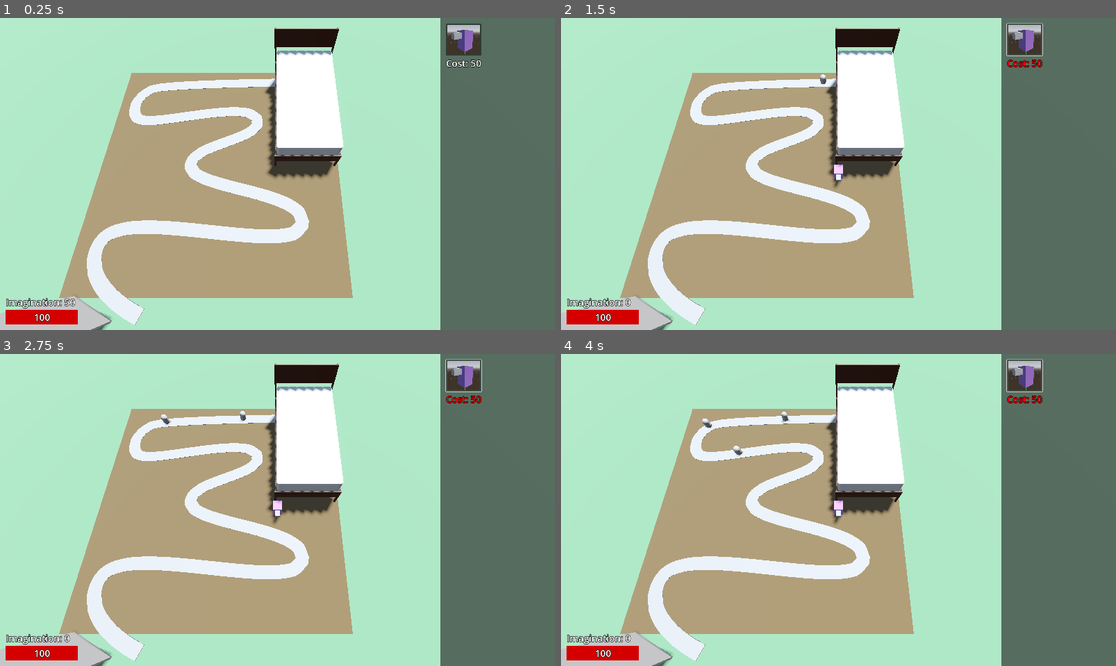
Above: before the commit, frames 1-4 (two rows, left to right).
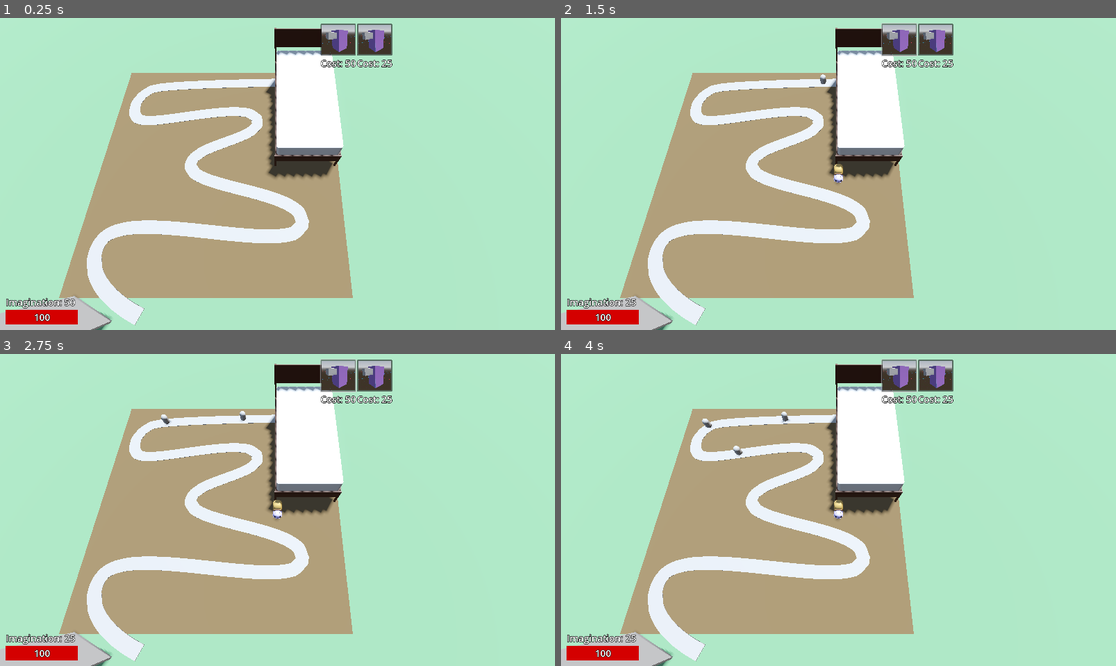
Above: after the commit, the same moments.

Repository: ellebell43/imagination-defense
Game: Godot game, scene res://levels/test-level.tscn
Same seed, same stepped clock (60 frames per second), same inputs: the game is played once before the commit and once after it.
Inputs (mouse positions are in pixels of both pictures, inside the frame that each line leads up to; where the layout moved, square brackets give the same spot in the first picture):
- Up to frame 1 (0.25 s): no input
- Up to frame 2 (1.5 s): click (938, 39) [1027, 39] at 0.5 s; click (899, 39) [1027, 39] at 1.25 s
- Up to frame 3 (2.75 s): click (338, 375) [466, 375] at 2 s
- Up to frame 4 (4 s): click (938, 375) [1027, 375] at 2.75 s; click (899, 375) [1027, 375] at 3.5 s

The runs differ from the first frame. In frame 1, 22% of the frame differs, in the area x 57-100%, y 0-100%; in frame 2, 22%, in the area x 11-100%, y 0-100%; in frame 3, 22%; in frame 4, 22%.

Commit message:
goober!
- snail mesh with firing animation
- need to configure animation/shooting time dynamically so it works for future towers too
- Refactored how the material override works when a tower is colliding in preview mode

Diff:
--- a/level-components/gui/gui.gd
+++ b/level-components/gui/gui.gd
@@ -14,6 +14,7 @@
 
 # cost labels
 @onready var test_tower_cost_label: Label = %TestTowerCostLabel
+@onready var goober_cost_label: Label = %GooberCostLabel
 
 var new_tower_type := TowerManager.TowerType.NULL # the TowerManager watches this variable to determine if a new tower should be made
 
@@ -38,6 +39,8 @@
 	# set cost labels
 	test_tower_cost_label.text = "Cost: " + str(tower_manager.test_tower_cost)
 	test_tower_cost_label.set_meta("cost", tower_manager.test_tower_cost)
+	goober_cost_label.text = "Cost: " + str(tower_manager.goober_cost)
+	goober_cost_label.set_meta("cost", tower_manager.goober_cost)
 
 func _process(_delta: float) -> void:
 	for item in get_tree().get_nodes_in_group("cost_labels"):
--- a/level-components/gui/gui.tscn
+++ b/level-components/gui/gui.tscn
@@ -128,7 +128,7 @@
 anchor_left = 1.0
 anchor_right = 1.0
 anchor_bottom = 1.0
-offset_left = -397.0
+offset_right = 397.0
 grow_horizontal = 0
 grow_vertical = 2
 
@@ -138,6 +138,7 @@
 anchors_preset = 15
 anchor_right = 1.0
 anchor_bottom = 1.0
+offset_left = -831.0
 grow_horizontal = 2
 grow_vertical = 2
 theme_override_constants/margin_left = 20
@@ -172,6 +173,28 @@
 metadata/cost = 0
 metadata/tower_type = -1
 
+[node name="Goober" type="VBoxContainer" parent="Store/MarginContainer/TowerButtonsGrid"]
+layout_mode = 2
+
+[node name="PurchaseGoober" type="Button" parent="Store/MarginContainer/TowerButtonsGrid/Goober"]
+custom_minimum_size = Vector2(110, 110)
+layout_mode = 2
+icon = ExtResource("6_lp0mj")
+icon_alignment = 1
+expand_icon = true
+metadata/tower = 1
+
+[node name="GooberCostLabel" type="Label" parent="Store/MarginContainer/TowerButtonsGrid/Goober" groups=["cost_labels"]]
+unique_name_in_owner = true
+layout_mode = 2
+theme_override_colors/font_color = Color(1, 1, 1, 1)
+text = "Cost: 50"
+label_settings = SubResource("LabelSettings_cdt2i")
+horizontal_alignment = 1
+vertical_alignment = 1
+metadata/cost = 0
+metadata/tower_type = -1
+
 [node name="AnimationPlayer" type="AnimationPlayer" parent="."]
 libraries = {
 &"": SubResource("AnimationLibrary_3msr8")
@@ -179,3 +202,5 @@
 
 [connection signal="button_down" from="Store/MarginContainer/TowerButtonsGrid/TestTower/PurchaseTestTower" to="." method="_on_tower_purchase_button_down" binds= [-1]]
 [connection signal="button_up" from="Store/MarginContainer/TowerButtonsGrid/TestTower/PurchaseTestTower" to="." method="_on_tower_purchase_button_up"]
+[connection signal="button_down" from="Store/MarginContainer/TowerButtonsGrid/Goober/PurchaseGoober" to="." method="_on_tower_purchase_button_down" binds= [1]]
+[connection signal="button_up" from="Store/MarginContainer/TowerButtonsGrid/Goober/PurchaseGoober" to="." method="_on_tower_purchase_button_up"]
--- a/level-components/tower-manager/tower-manager.gd
+++ b/level-components/tower-manager/tower-manager.gd
@@ -3,15 +3,18 @@
 
 enum TowerType {
 	TEST = -1,
-	NULL = 0
+	NULL = 0,
+	GOOBER = 1
 }
 
 @export var primary_camera: PrimaryCamera
 @export var gui: GUI
 @export var test_tower_cost: int = 50
+@export var goober_cost: int = 25
 
 # tower scenes
 @onready var test_tower_scene = preload("res://towers/test-tower/test-tower.tscn")
+@onready var goober_scene = preload("res://towers/goober/goober.tscn")
 
 var new_tower: Tower # ref to new tower
 var new_tower_type := TowerType.NULL:
@@ -36,6 +39,9 @@
 	match tower_type:
 		TowerType.NULL:
 			return
+		TowerType.GOOBER:
+			new_tower = goober_scene.instantiate()
+			new_tower.cost = goober_cost
 		_:
 			new_tower = test_tower_scene.instantiate()
 			new_tower.cost = test_tower_cost
--- a/towers/base-tower/base-tower.tscn
+++ b/towers/base-tower/base-tower.tscn
@@ -1,21 +1,18 @@
-[gd_scene load_steps=7 format=3 uid="uid://c5i54bmleh7eg"]
+[gd_scene load_steps=6 format=3 uid="uid://c5i54bmleh7eg"]
 
 [ext_resource type="Script" uid="uid://d2ro8ynukod2x" path="res://towers/base-tower/base_tower.gd" id="1_onjin"]
-[ext_resource type="PackedScene" uid="uid://crgq5ps678md6" path="res://projectiles/base-projectile/base-projectile.tscn" id="3_gv64v"]
 [ext_resource type="Material" uid="uid://bcmpwumyo7hin" path="res://assets/textures/tower_range_blue.tres" id="4_ktkvw"]
 
 [sub_resource type="BoxShape3D" id="BoxShape3D_onjin"]
-size = Vector3(0.15, 0.25, 0.15)
+size = Vector3(0.15, 0.25, 0.17460938)
 
 [sub_resource type="SphereShape3D" id="SphereShape3D_4es7r"]
 
 [sub_resource type="SphereMesh" id="SphereMesh_mr0c3"]
 material = ExtResource("4_ktkvw")
 
-[node name="BaseTower" type="Node3D" node_paths=PackedStringArray("tower_mesh")]
+[node name="BaseTower" type="Node3D"]
 script = ExtResource("1_onjin")
-projectile = ExtResource("3_gv64v")
-tower_mesh = NodePath("")
 
 [node name="TowerCollisionArea" type="Area3D" parent="."]
 collision_layer = 4
--- a/towers/base-tower/base_tower.gd
+++ b/towers/base-tower/base_tower.gd
@@ -9,8 +9,9 @@
 @export var projectile: PackedScene = preload("res://projectiles/base-projectile/base-projectile.tscn")
 @export var tower_range := 0.6
 @export var damage := 1
-@export var tower_mesh: MeshInstance3D
+@export var tower_meshes: Array[MeshInstance3D]
 @export var projectile_origin_object: Node3D
+@export var animation_player: AnimationPlayer
 
 # nodes from the scene tree
 @onready var gui: GUI = get_tree().get_first_node_in_group("gui")
@@ -49,15 +50,21 @@
 	range_shape.shape.radius = tower_range
 	range_mesh.mesh.radius = tower_range
 	shot_timer.wait_time = shoot_speed
-	tower_material = tower_mesh.material_override
+	#tower_material = tower_mesh.material_override <- breaks with exported blender mesh
 
 func _process(_delta: float) -> void:
 	if preview:
 		if collision_area.has_overlapping_bodies() or collision_area.get_overlapping_areas():
-			tower_mesh.material_override = collision_texture
+			for child in tower_meshes:
+				child.set_surface_override_material(0, collision_texture)
+				child.set_surface_override_material(1, collision_texture)
+			#tower_mesh.material_override = collision_texture
 			range_mesh.material_override = range_red
 		else:
-			tower_mesh.material_override = tower_material
+			for child in tower_meshes:
+				child.set_surface_override_material(0, null)
+				child.set_surface_override_material(1, null)
+			#tower_mesh.material_override = tower_material
 			range_mesh.material_override = range_blue
 
 func _physics_process(_delta: float) -> void:
@@ -92,12 +99,19 @@
 
 func _on_shot_timer_timeout() -> void:
 	if shoot:
-		var shot: Projectile = projectile.instantiate()
-		add_child(shot)
-		shot.speed = projectile_speed
-		shot.damage = damage
-		if projectile_origin_object:
-			shot.global_position = projectile_origin_object.global_position
+		if animation_player:
+			animation_player.play("shoot")
+
 		else:
-			shot.global_position = global_position
-		shot.direction = global_transform.basis.z
+			fire()
+
+func fire() -> void:
+	var shot: Projectile = projectile.instantiate()
+	add_child(shot)
+	shot.speed = projectile_speed
+	shot.damage = damage
+	if projectile_origin_object:
+		shot.global_position = projectile_origin_object.global_position
+	else:
+		shot.global_position = global_position
+	shot.direction = global_transform.basis.z
--- a/towers/goober/goober.tscn
+++ b/towers/goober/goober.tscn
@@ -1,7 +1,68 @@
-[gd_scene load_steps=3 format=3 uid="uid://5f2sbss21ijl"]
+[gd_scene load_steps=5 format=3 uid="uid://d00vi07l7873s"]
 
 [ext_resource type="PackedScene" uid="uid://c5i54bmleh7eg" path="res://towers/base-tower/base-tower.tscn" id="1_tj4iy"]
-[ext_resource type="Script" uid="uid://d0ybkcc75ga1e" path="res://towers/goober/goober.gd" id="2_2kxcd"]
+[ext_resource type="Script" uid="uid://dcj0y2g6np8mr" path="res://towers/goober/goober.gd" id="2_2kxcd"]
+[ext_resource type="PackedScene" uid="uid://bcw4lr6sq4sxq" path="res://towers/goober/goober.glb" id="3_xonjh"]
 
-[node name="Goober" instance=ExtResource("1_tj4iy")]
+[sub_resource type="BoxShape3D" id="BoxShape3D_xonjh"]
+size = Vector3(0.17092285, 0.22253418, 0.34116516)
+
+[node name="Goober" node_paths=PackedStringArray("tower_meshes", "animation_player") instance=ExtResource("1_tj4iy")]
 script = ExtResource("2_2kxcd")
+tower_meshes = [NodePath("goober/Armature/Skeleton3D/Body"), NodePath("goober/Armature/Skeleton3D/Eyes"), NodePath("goober/Armature/Skeleton3D/Shell")]
+animation_player = NodePath("goober/AnimationPlayer")
+
+[node name="TowerCollisionArea" parent="." index="0"]
+transform = Transform3D(1, 0, 0, 0, 1, 0, 0, 0, 1, 0, 0, 0.06264921)
+
+[node name="TowerCollisionShape" parent="TowerCollisionArea" index="0"]
+transform = Transform3D(1, 0, 0, 0, 1, 0, 0, 0, 1, 1.2204051e-05, -0.003479004, -0.05782926)
+shape = SubResource("BoxShape3D_xonjh")
+
+[node name="goober" parent="." index="4" instance=ExtResource("3_xonjh")]
+transform = Transform3D(0.05, 0, 0, 0, 0.05, 0, 0, 0, 0.05, 0, 0, 0.10493256)
+
+[node name="Skeleton3D" parent="goober/Armature" index="0"]
+bones/3/rotation = Quaternion(-0.012211909, -6.1893957e-07, -3.085197e-08, 0.99992543)
+bones/5/rotation = Quaternion(-0.057034872, -5.950568e-07, -7.479191e-08, 0.9983722)
+bones/8/rotation = Quaternion(-1.4901161e-08, 1.2056134e-11, -4.11485e-14, 1)
+bones/10/rotation = Quaternion(-0.22856563, 1.1604404e-07, -8.1743856e-08, 0.9735285)
+bones/11/position = Vector3(0.62014765, 2.2688928, -0.39828336)
+bones/11/rotation = Quaternion(-0.16186771, 0.0051852716, -0.20146072, 0.96601534)
+bones/12/rotation = Quaternion(0.046767037, 0.0024202417, 0.025654228, 0.9985734)
+bones/13/rotation = Quaternion(-0.0013357265, -0.005729675, 0.03128407, 0.99949324)
+bones/14/position = Vector3(-0.6240402, 2.2688928, -0.3982839)
+bones/14/rotation = Quaternion(-0.16186775, -0.0051857424, 0.20146053, 0.9660154)
+bones/15/rotation = Quaternion(0.046767004, -0.0024202426, -0.0256541, 0.9985734)
+bones/16/rotation = Quaternion(-0.0013357328, 0.0057296744, -0.031284068, 0.99949324)
+bones/17/position = Vector3(-0.0096952645, 1.3727708, 0.93900454)
+bones/18/position = Vector3(0.34129873, 1.3852805, 0.9358826)
+bones/19/position = Vector3(-0.34519252, 1.3852805, 0.93588215)
+bones/20/position = Vector3(0.7975704, 1.6107594, 0.8147103)
+bones/20/scale = Vector3(1, 0.99999994, 0.99999994)
+bones/21/position = Vector3(-0.80146414, 1.6107596, 0.8147095)
+bones/21/scale = Vector3(1, 0.9999998, 0.9999999)
+bones/22/position = Vector3(-0.0100082215, 1.4246854, 0.92784274)
+bones/23/rotation = Quaternion(0.33996752, -6.726608e-07, 3.2423182e-07, 0.9404372)
+bones/24/rotation = Quaternion(0.039621234, -1.35498045e-11, 9.447078e-09, 0.99921477)
+bones/25/rotation = Quaternion(-1.2665987e-07, -8.881784e-15, -1.301774e-14, 1)
+bones/26/position = Vector3(-0.003613905, 0.4835993, -4.8100553e-08)
+bones/26/rotation = Quaternion(-0.5683851, 0.74303526, 0.19538492, -0.2943836)
+bones/27/rotation = Quaternion(0.04014689, 0.18159421, 0.054644197, 0.981033)
+bones/28/rotation = Quaternion(0.050710246, 0.0008612215, 0.0058334926, 0.998696)
+bones/29/position = Vector3(-0.0002789421, 0.48359916, 1.1374098e-08)
+bones/29/rotation = Quaternion(0.5683848, 0.7430348, 0.1953858, 0.2943848)
+bones/30/rotation = Quaternion(0.040146902, -0.18159418, -0.054644216, 0.981033)
+bones/31/rotation = Quaternion(0.05071024, -0.00086121523, -0.0058335047, 0.998696)
+bones/32/position = Vector3(-3.485769e-09, 0.68437606, 6.3491186e-09)
+bones/32/rotation = Quaternion(0.24709283, -0.16239817, -0.7110709, 0.63792646)
+bones/33/rotation = Quaternion(-0.09310513, -4.221806e-06, 0.010666035, 0.99559915)
+bones/34/rotation = Quaternion(-0.07003479, -6.836034e-08, 0.0080234865, 0.9975123)
+bones/35/position = Vector3(-0.0038928802, 0.6843761, -8.639173e-09)
+bones/35/rotation = Quaternion(0.24709237, 0.16239771, 0.711071, 0.63792664)
+bones/36/rotation = Quaternion(-0.093105145, 4.26862e-06, -0.010666039, 0.99559915)
+bones/37/rotation = Quaternion(-0.0700348, 6.306837e-08, -0.008023485, 0.9975123)
+bones/40/rotation = Quaternion(0.055077124, -0.055753134, -0.025794271, 0.99659055)
+bones/42/rotation = Quaternion(0.055077095, 0.055753116, 0.025794266, 0.99659055)
+
+[editable path="goober"]
--- a/towers/test-tower/test-tower.tscn
+++ b/towers/test-tower/test-tower.tscn
@@ -11,9 +11,9 @@
 [sub_resource type="BoxMesh" id="BoxMesh_ltyfk"]
 size = Vector3(0.07, 0.07, 0.1)
 
-[node name="TestTower" node_paths=PackedStringArray("tower_mesh", "projectile_origin_object") instance=ExtResource("1_rjiq1")]
+[node name="TestTower" node_paths=PackedStringArray("tower_meshes", "projectile_origin_object") instance=ExtResource("1_rjiq1")]
 script = ExtResource("1_fln55")
-tower_mesh = NodePath("TowerMesh")
+tower_meshes = [NodePath("TowerMesh")]
 projectile_origin_object = NodePath("TowerMesh/Barrel")
 
 [node name="TowerMesh" type="MeshInstance3D" parent="." index="4"]
Not shown, changed: towers/goober/goober.gd.uid
Binary file added: towers/goober/goober.glb
Not shown, added: towers/goober/goober.glb.import
Not shown, changed: .DS_Store
Not shown, added: towers/.DS_Store
